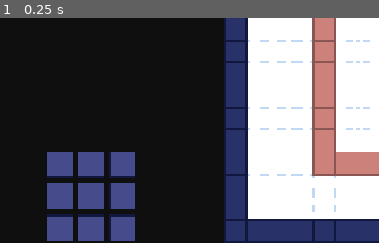
Above: before the commit, frame 1.
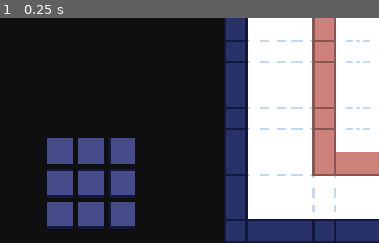
Above: after the commit, the same moment.

Repository: ClemiDouce/halloween-game-jam-2026
Game: Godot game, scene res://scenes/world.tscn
Same seed, same stepped clock (60 frames per second), same inputs: the game is played once before the commit and once after it.
Inputs:
- Up to frame 1 (0.25 s): no input
The pictures show only the part of the screen within x 0-50%, y 50-100%; the shares and areas given below are measured in that part.

The runs differ from the first frame. In frame 1, 5.3% of the frame differs, in the area x 12-36%, y 53-100%.

Commit message:
grid container offset

Diff:
--- a/scenes/base_view.tscn
+++ b/scenes/base_view.tscn
@@ -40,6 +40,8 @@
 layout_mode = 2
 size_flags_horizontal = 4
 size_flags_vertical = 8
+offset_transform_enabled = true
+offset_transform_position = Vector2(0, -32)
 columns = 3
 
 [node name="Line2D" type="Line2D" parent="." unique_id=505038245]
